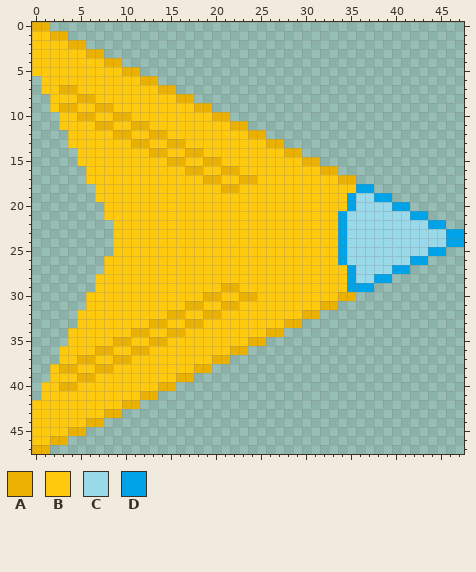
A pixel-art sprite gets an edit: images/game/ship.png. Above: the version before the commit.
The file is 48x48 pixels. Pixels under 10% opacity are left out.
Palette (. is transparent): A #eab002  B #ffc90e  C #99d9ea  D #00a2e8
Pixels before, first column x 0:
 0 AA..............................................
 1 BBAA............................................
 2 BBBBAA..........................................
 3 BBBBBBAA........................................
 4 BBBBBBBBAA......................................
 5 BBBBBBBBBBAA....................................
 6 .BBBBBBBBBBBAA..................................
 7 .BBAABBBBBBBBBAA................................
 8 ..BBBAABBBBBBBBBAA..............................
 9 ..BAABBAABBBBBBBBBAA............................
10 ...BBAABBAABBBBBBBBBAA..........................
11 ...BBBBAABBAABBBBBBBBBAA........................
12 ....BBBBBAABBAABBBBBBBBBAA......................
13 ....BBBBBBBAABBAABBBBBBBBBAA....................
14 .....BBBBBBBBAABBAABBBBBBBBBAA..................
15 .....BBBBBBBBBBAABBAABBBBBBBBBAA................
16 ......BBBBBBBBBBBAABBAABBBBBBBBBAA..............
17 ......BBBBBBBBBBBBBAABBAABBBBBBBBBAA............
18 .......BBBBBBBBBBBBBBAABBBBBBBBBBBBBDD..........
19 .......BBBBBBBBBBBBBBBBBBBBBBBBBBBBDCCDD........
20 ........BBBBBBBBBBBBBBBBBBBBBBBBBBBDCCCCDD......
21 ........BBBBBBBBBBBBBBBBBBBBBBBBBBDCCCCCCCDD....
22 .........BBBBBBBBBBBBBBBBBBBBBBBBBDCCCCCCCCCDD..
23 .........BBBBBBBBBBBBBBBBBBBBBBBBBDCCCCCCCCCCCDD
24 .........BBBBBBBBBBBBBBBBBBBBBBBBBDCCCCCCCCCCCDD
25 .........BBBBBBBBBBBBBBBBBBBBBBBBBDCCCCCCCCCDD..
26 ........BBBBBBBBBBBBBBBBBBBBBBBBBBDCCCCCCCDD....
27 ........BBBBBBBBBBBBBBBBBBBBBBBBBBBDCCCCDD......
28 .......BBBBBBBBBBBBBBBBBBBBBBBBBBBBDCCDD........
29 .......BBBBBBBBBBBBBBAABBBBBBBBBBBBDDD..........
30 ......BBBBBBBBBBBBBAABBAABBBBBBBBBAA............
31 ......BBBBBBBBBBBAABBAABBBBBBBBBAA..............
32 .....BBBBBBBBBBAABBAABBBBBBBBBAA................
33 .....BBBBBBBBAABBAABBBBBBBBBAA..................
34 ....BBBBBBBAABBAABBBBBBBBBAA....................
35 ....BBBBBAABBAABBBBBBBBBAA......................
36 ...BBBBAABBAABBBBBBBBBAA........................
37 ...BBAABBAABBBBBBBBBAA..........................
38 ..BAABBAABBBBBBBBBAA............................
39 ..BBBAABBBBBBBBBAA..............................
40 .BBAABBBBBBBBBAA................................
41 .BBBBBBBBBBBAA..................................
42 BBBBBBBBBBAA....................................
43 BBBBBBBBAA......................................
44 BBBBBBAA........................................
45 BBBBAA..........................................
46 BBAA............................................
47 AA..............................................
After:
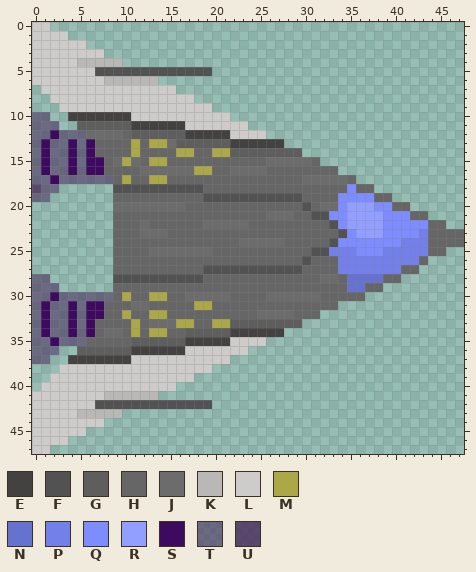
Colours new in this view: E #444141  F #525252  G #5e5e5e  H #666666  J #6c6c6c  K #b9b8b7  L #cdcccb  M #aca847  N #6672cf  P #7380ea  Q #7d8cff  R #939fff  S #3e0a5f  T #4c2e5f94  U #4c2e5fd2
Edits made:
Changed rows in their new state; - is an unchanged pixel.
first column x 0:
 0 LL----------------------------------------------
 1 LLLL--------------------------------------------
 2 LLLLLL------------------------------------------
 3 LLLLLLLL----------------------------------------
 4 LLLLLKKKKK--------------------------------------
 5 LLLLLLLFFFFFFFFFFFFF----------------------------
 6 LLLLLLLLKKKKKK----------------------------------
 7 -LLLLLLLLLLLLLLL--------------------------------
 8 --LLLLLLLLLLLLLLLL------------------------------
 9 --.LLLLLLLLLLLLLLLLL----------------------------
10 TT-.EEEEEEELLLLLLLLLLL--------------------------
11 TTT..GGGGGGEEEEEELLLLLLL------------------------
12 TTSTTTJJJJHGGGGGGEEEEELLLL----------------------
13 TSTTSTSHHHHMHMMJGGGGGGEEEEEE--------------------
14 TSTTSTSHHHHMHHHHMMHHMMGGGGGGGG------------------
15 TSTTSTSSHJMJHMMHHHHHHHHHHHJJJJJH----------------
16 TSTTSTSSHHHHJJJJJJMMHHJJJJHHHHHHHH--------------
17 TTSTTTTTTHMHHMMHHHHHHHHHHHHHHHJJJJJH------------
18 UTT----..FFFFFFFFFFHHHHHHHHHHHHHHHHQHH----------
19 TT-----..HHHHHHHHHHFFFFFFFFFFFHHHHQQQQHH--------
20 --------.JJJJJJJJHHHHHHHHHHHHHFHJJQRRRQQHH------
21 --------.HHHHHHHHHHHHHHHHHJJJHHFFQQRRRRQQQHH----
22 ---------HHHJHHHHHHJJJJJHHHHHHHHHFQRRRRQQQQQHH--
23 ---------HHHJJJHHHHHHHHHHHHHHHHHHHFQRRRQQQQPHHHH
24 ---------HHHHHHHHHHHHHHJJJJJHHHHHFQQQQQQQPPPHHHH
25 ---------HHHHJJJJJJJHHHHHHHHHHHFFPPPQQQPPPPPHH--
26 --------.HHHHHHHHHHHHHHHHHHHHHFHHHPPPPPPPPPH----
27 --------.HHHHHHHHHHFFFFFFFFFFFHHHHPPPPPPPHH-----
28 TT-----..FFFFFFFFFFHHHHHHHHHHHHHJJHNNNNHH-------
29 TTT----..HHHHHHHHHHHHHHHHHHHHHHHHHHNNHH---------
30 TTSTTTTTTHMHHMMHHJJJJJHHHHJJJJJJHHHHH-----------
31 TSTTSTSSHHHJJHHHHHMMHHHHHHHHHHHHHH--------------
32 TSTTSTSSHHMHHMMHHHHHHHHHHJJJJHHH----------------
33 TSTTSTSHHHHMHJJJMMHHMMGGGGGGGG------------------
34 TSTTSTSHJJHMHMMHHGGGGGEEEEEE--------------------
35 TTSTTTHHHHHGGGGGGEEEEELLLL----------------------
36 TTT..GGGGGGEEEEEELLLLLLL------------------------
37 TT-.EEEEEEELLLLLLLLLLL--------------------------
38 --.LLLLLLLLLLLLLLLLL----------------------------
39 --LLLLLLLLLLLLLLLL------------------------------
40 -LLLLLLLLLLLLLLL--------------------------------
41 LLLLLLLLKKKKKK----------------------------------
42 LLLLLLLFFFFFFFFFFFFF----------------------------
43 LLLLLKKKKK--------------------------------------
44 LLLLLLLL----------------------------------------
45 LLLLLL------------------------------------------
46 LLLL--------------------------------------------
47 LL----------------------------------------------
Boxes around the changes in both pictures, in picture pixels (x1, y1, x2, y2):
changed: (32, 22, 464, 454)
